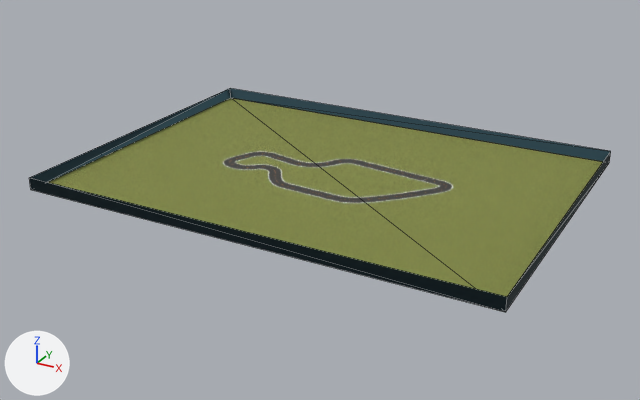
Renders of the COLLADA model bundle/deepracer_simulation_environment/share/deepracer_simulation_environment/meshes/arctic_open/arctic_open.dae from each side of a commit.
The view is the same before and after, from a 50 mm camera at (30.1, -56.5, 26.0) aimed at (-0.3, -1.2, -1.6). Lighting does not change. The marker at lower left points along +X, +Y and +Z. Mesh edges are drawn as thin lines on the coarser meshes. Where no turn or scale is listed for an object, it has been applied to the vertices.

Names of what the first picture shows: 'field', 'road', 'wall'.
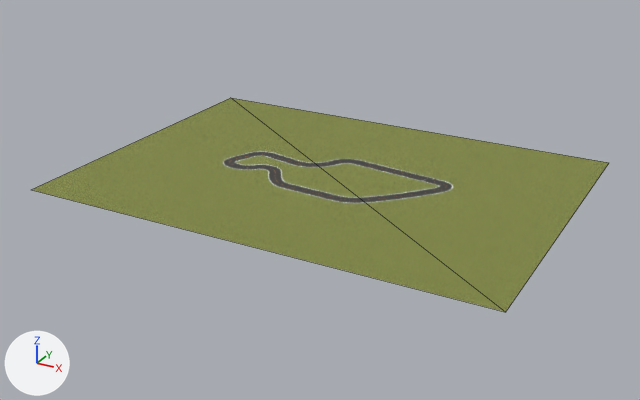
The change, as a list of edits to the scene's bpy script:
```text
Remove ob_wall:
    ob_wall = bpy.data.objects.new('wall', me_wallshape_mesh)
    ob_wall.location = (0.0, 0.0, 0.0)
```

What differs and where, as boxes [x1, y1, x2, y2] in the pictures (640 x 400 px):
'wall', deleted (cyan): before [29, 88, 611, 312]
